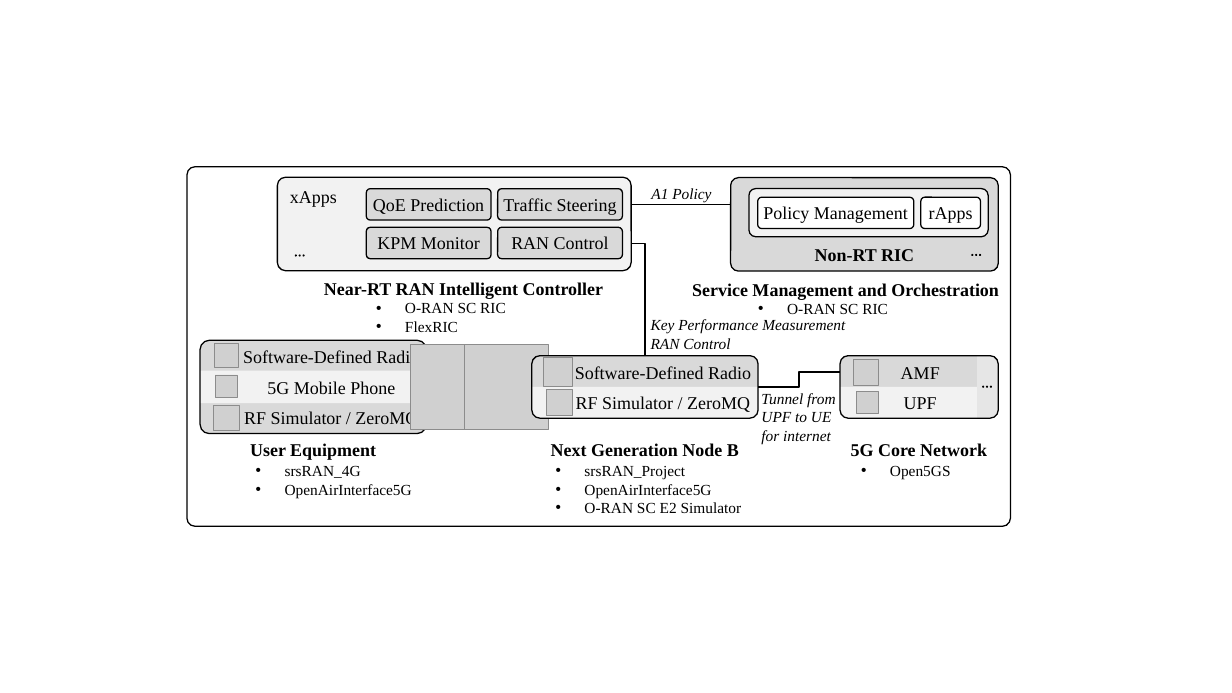
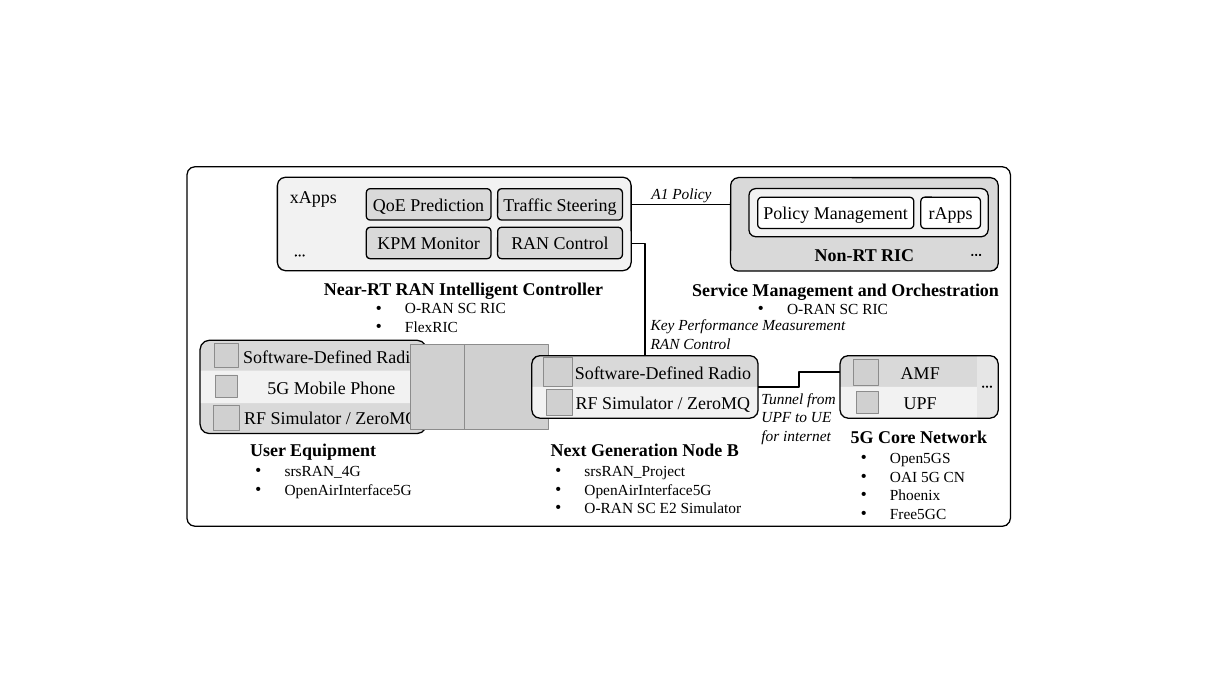
Before and after one commit to usnistgov/O-RAN-Testbed-Automation, a slide deck: slide 1 of RAN_Intelligent_Controllers/research/Diagrams.pptx. Drawn at 1232x693 pixels with LibreOffice and Linux fonts; fonts in the diff are those of the drawing; grey boxes stand for pictures. Boxes give left, top, right and bottom in pixels: in the first picture for what was removed or moved away, otherwise in the second. Text is boxed around its words. In the diff, an @@ line names an element or a change of style, - is before the commit and + after.

```diff
--- a/RAN_Intelligent_Controllers/research/Diagrams.pptx
+++ b/RAN_Intelligent_Controllers/research/Diagrams.pptx
@@ text "5G Core Network": place and size @@
-text "5G Core Network" at <box>851,443,987,456</box>
+text "5G Core Network" at <box>851,430,987,443</box>
@@ text "Open5GS": place and size @@
-text "Open5GS" at <box>890,465,951,480</box>
+text "Open5GS" at <box>890,452,965,519</box>
@@ text at <box>890,471,965,519</box>: paragraphs added @@
+• OAI 5G CN
+• Phoenix
+• Free5GC
```
Also in this commit, not shown: 5 other slides changed, 17 other files.
